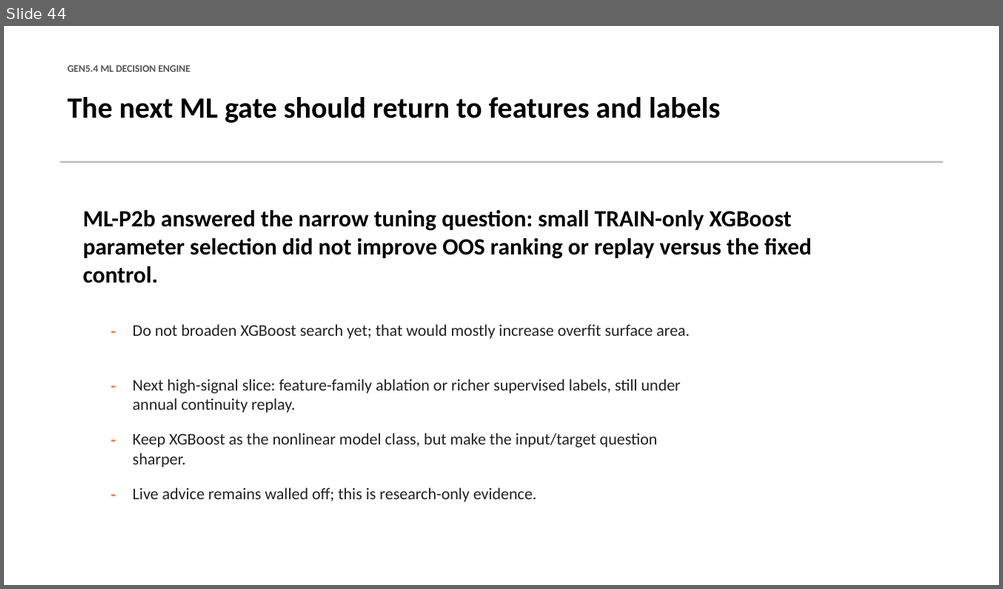
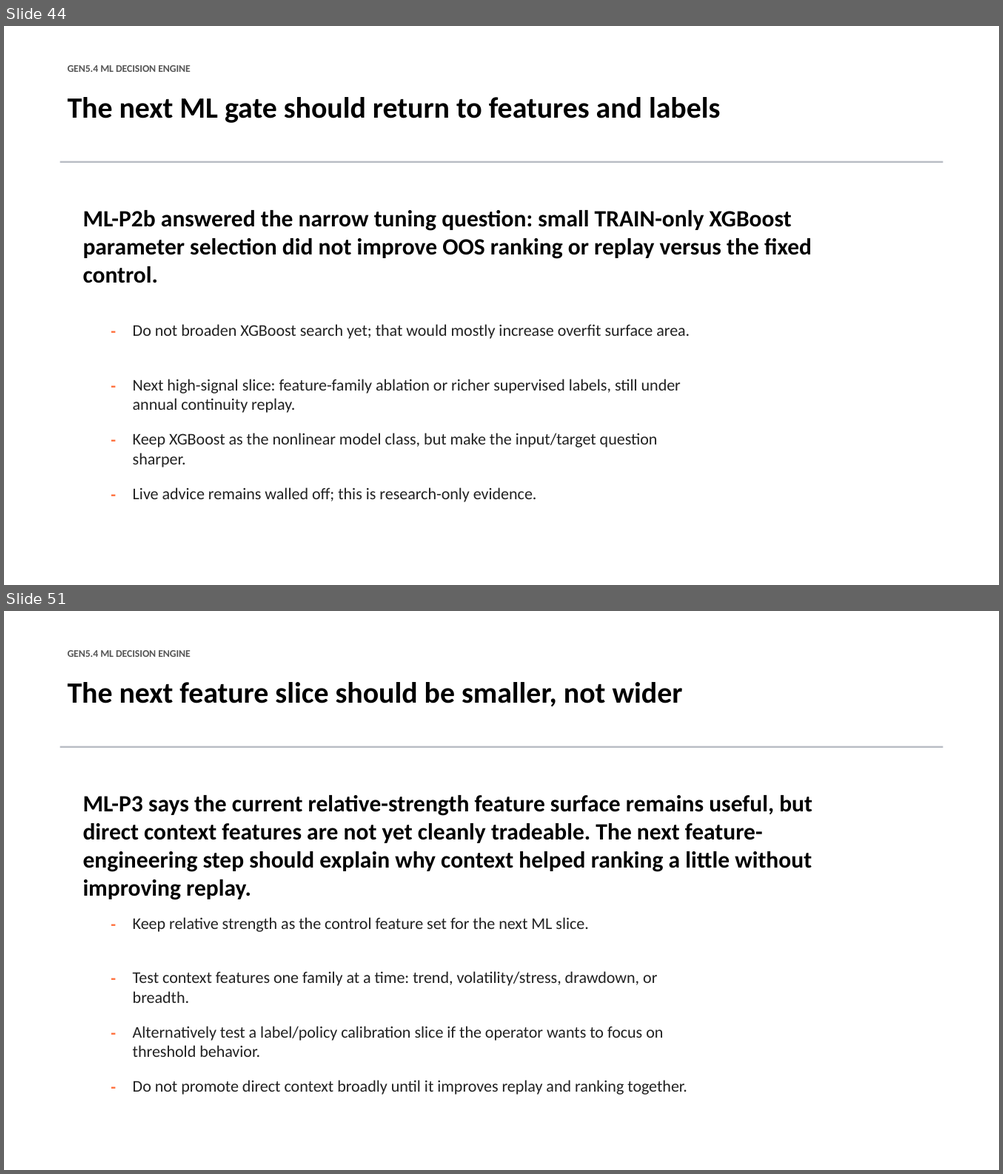
Before and after one commit to Francisc0Franc0/Time-Series-Modeling-Gen5, a slide deck: presentations/gen5_4_ml_decision_engine_incremental_build.pptx. Shown one above the other, each under a label of ours: slide 44 before the commit, slides 44 and 51 after it; the slides between them are not shown. The pictures are 1003x589 and 1003x1174 pixels, drawn with LibreOffice and Linux fonts; fonts in the diff are those of the drawing. Boxes give left, top, right and bottom in pixels: in the first picture for what was removed or moved away, otherwise in the second. Text is boxed around its words. In the diff, an @@ line names an element or a change of style, - is before the commit and + after.

```diff
--- a/presentations/gen5_4_ml_decision_engine_incremental_build.pptx
+++ b/presentations/gen5_4_ml_decision_engine_incremental_build.pptx
@@ slide 51 added at <box>4,611,999,1170</box>, background #FFFFFF @@
@@ text added at <box>68,650,190,657</box>, 9.8 pt, text #555555, bold @@
+GEN5.4 ML DECISION ENGINE
@@ text added at <box>68,682,683,706</box>, 28.5 pt, text #000000, bold @@
+The next feature slice should be smaller, not wider
@@ rectangle added at <box>60,746,942,748</box>, fill #B8BCC4 @@
@@ text added at <box>83,795,812,872</box>, 22.5 pt, text #000000, bold @@
+ML-P3 says the current relative-strength feature surface remains useful, but direct context features are not yet cleanly tradeable. The next feature-engineering step should explain why context helped ranking a little without improving replay.
@@ text added at <box>103,910,119,931</box>, 15.8 pt, text #FF6B35, bold @@
+-
@@ text added at <box>133,917,588,932</box>, 15.8 pt, text #222222 @@
+Keep relative strength as the control feature set for the next ML slice.
@@ text added at <box>103,965,119,985</box>, 15.8 pt, text #FF6B35, bold @@
+-
@@ text added at <box>133,971,657,1003</box>, 15.8 pt, text #222222 @@
+Test context features one family at a time: trend, volatility/stress, drawdown, or breadth.
@@ text added at <box>103,1019,119,1039</box>, 15.8 pt, text #FF6B35, bold @@
+-
@@ text added at <box>133,1026,663,1057</box>, 15.8 pt, text #222222 @@
+Alternatively test a label/policy calibration slice if the operator wants to focus on threshold behavior.
@@ text added at <box>103,1073,119,1093</box>, 15.8 pt, text #FF6B35, bold @@
+-
@@ text added at <box>133,1080,687,1095</box>, 15.8 pt, text #222222 @@
+Do not promote direct context broadly until it improves replay and ranking together.
```
Also in this commit, not shown: 6 other slides added, 5 other files.
